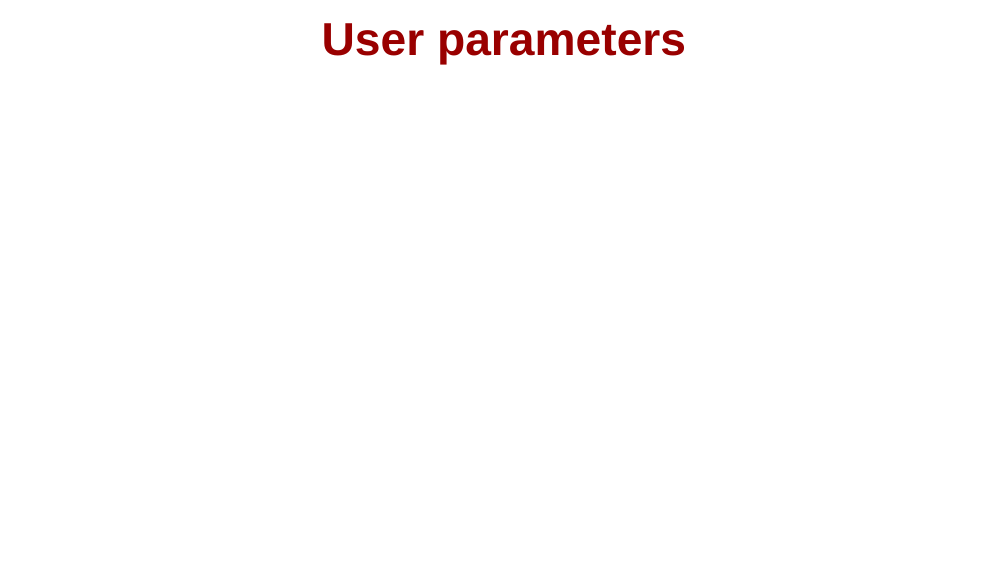
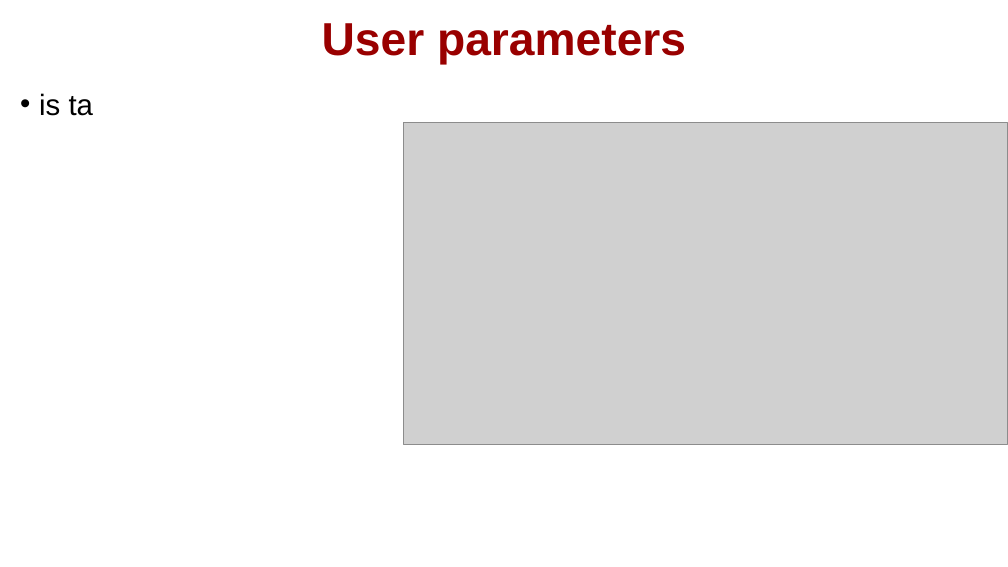
Before and after one commit to physicell-training/02-How-to-nanoHUB, a slide deck: slide 10 of pptx_source/02-How-to-nanoHUB.pptx (slide 8 before the commit). Drawn at 1008x567 pixels with LibreOffice and Linux fonts; fonts in the diff are those of the drawing; grey boxes stand for pictures; background and template pictures are left out. Boxes give left, top, right and bottom in pixels: in the first picture for what was removed or moved away, otherwise in the second. Text is boxed around its words. In the diff, an @@ line names an element or a change of style, - is before the commit and + after.

```diff
--- a/pptx_source/02-How-to-nanoHUB.pptx
+++ b/pptx_source/02-How-to-nanoHUB.pptx
@@ text added at [39, 93, 93, 116], 21 pt, text #000000 @@
+• is ta
@@ picture added at [403, 123, 1008, 445] @@
```
Also in this commit, not shown: 4 other slides changed, 7 slides added, 5 slides removed, 1 other file.
